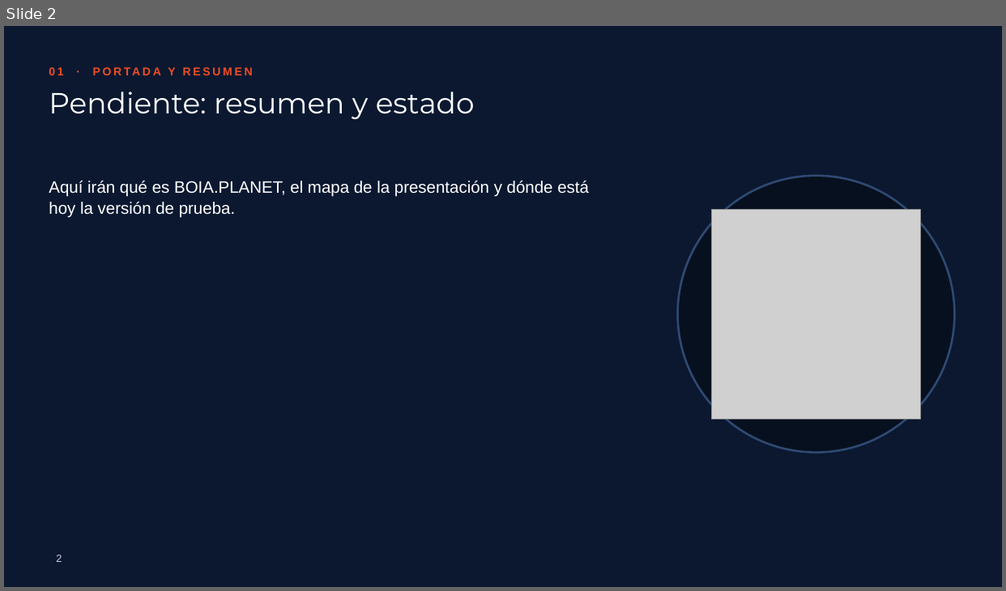
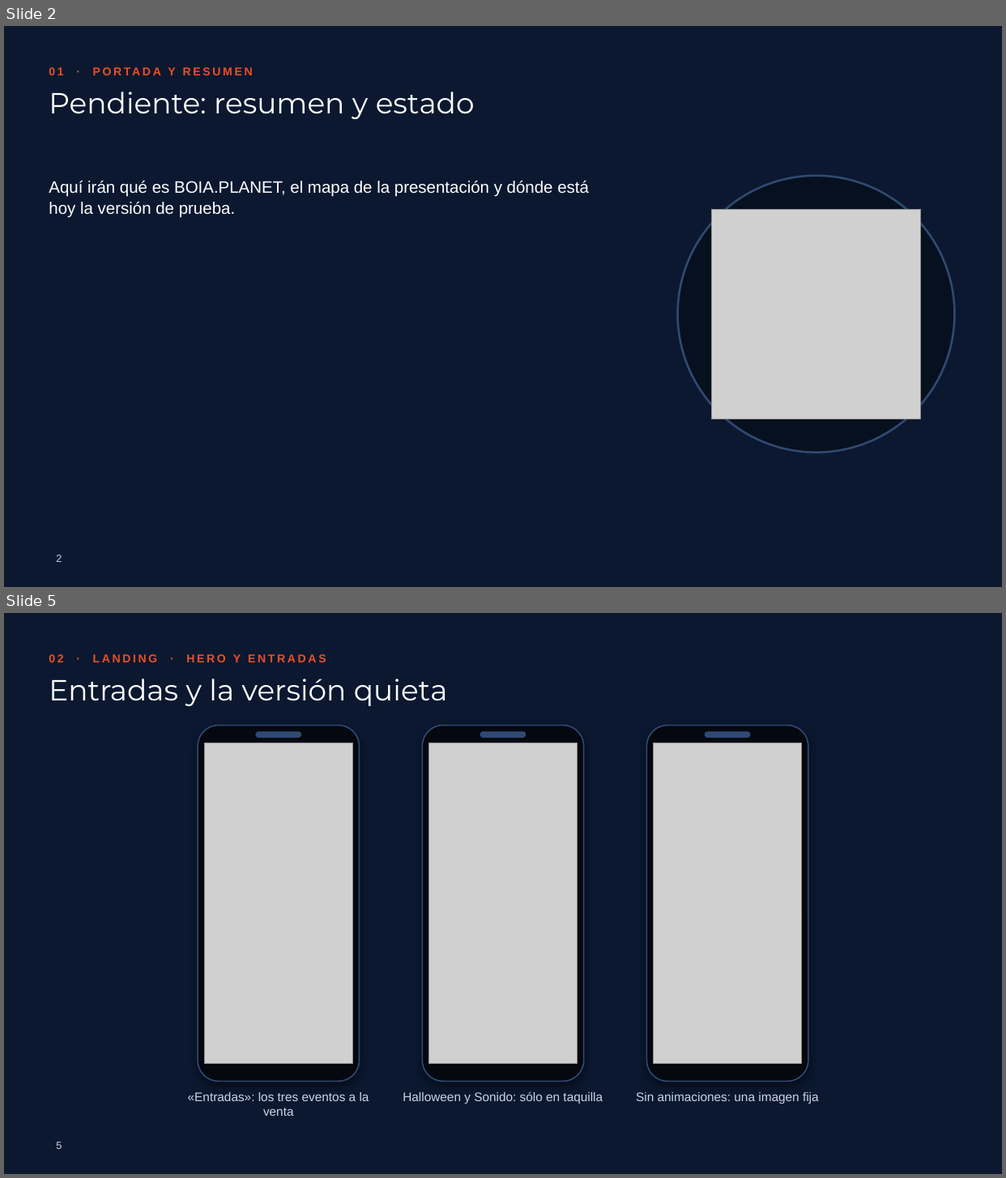
Before and after one commit to picodepato/boia-planet-web, a slide deck: docs/presentacion/boia-planet.pptx. Shown one above the other, each under a label of ours: slide 2 before the commit, slides 2 and 5 after it; the slides between them are not shown. The pictures are 1006x591 and 1006x1178 pixels, drawn with LibreOffice and Linux fonts; fonts in the diff are those of the drawing; grey boxes stand for pictures; background and template pictures are left out. Boxes give left, top, right and bottom in pixels: in the first picture for what was removed or moved away, otherwise in the second. Text is boxed around its words. In the diff, an @@ line names an element or a change of style, - is before the commit and + after.

Commit message:
T205: Part 2: Landing

```diff
--- a/docs/presentacion/boia-planet.pptx
+++ b/docs/presentacion/boia-planet.pptx
@@ slide 5 added at box(4, 613, 1002, 1174), background #0B1830 @@
@@ text added at box(49, 654, 326, 662), 11 pt, text #EC4F24, bold @@
+02 · LANDING · HERO Y ENTRADAS
@@ title added at box(49, 679, 448, 706), 28 pt, text #FFFFFF @@
+Entradas y la versión quieta
@@ rounded rectangle added at box(198, 726, 360, 1082), fill #05080F, outline #2F4A72 1.25 pt @@
@@ rounded rectangle added at box(256, 732, 301, 737), fill #2F4A72, outline #2F4A72 1 pt @@
@@ rounded rectangle added at box(423, 726, 584, 1082), fill #05080F, outline #2F4A72 1.25 pt @@
@@ rounded rectangle added at box(481, 732, 526, 737), fill #2F4A72, outline #2F4A72 1 pt @@
@@ rounded rectangle added at box(647, 726, 809, 1082), fill #05080F, outline #2F4A72 1.25 pt @@
@@ rounded rectangle added at box(705, 732, 750, 737), fill #2F4A72, outline #2F4A72 1 pt @@
@@ picture added at box(205, 743, 353, 1063) @@
@@ picture added at box(429, 743, 577, 1063) @@
@@ picture added at box(654, 743, 802, 1063) @@
@@ text added at box(188, 1093, 369, 1116), 12 pt, text #C9D4E6 @@
+«Entradas»: los tres eventos a la venta
@@ text added at box(403, 1092, 603, 1104), 12 pt, text #C9D4E6 @@
+Halloween y Sonido: sólo en taquilla
@@ text added at box(636, 1093, 819, 1104), 12 pt, text #C9D4E6 @@
+Sin animaciones: una imagen fija
@@ page number added at box(56, 1142, 62, 1149), 10 pt, text #C9D4E6 @@
+5
```
Also in this commit, not shown: 4 slides changed, 6 other slides added, 1 slide removed, 16 other files.
